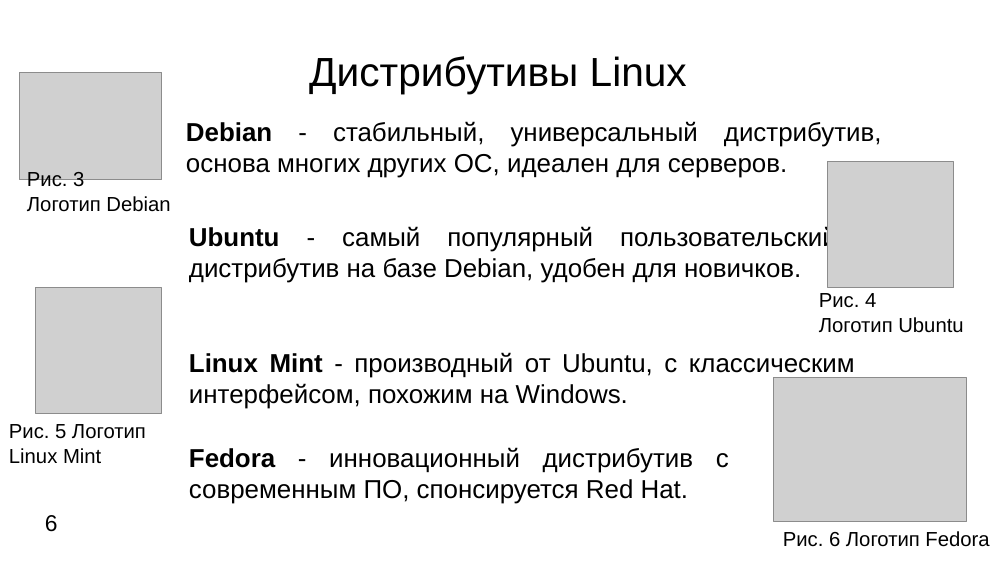
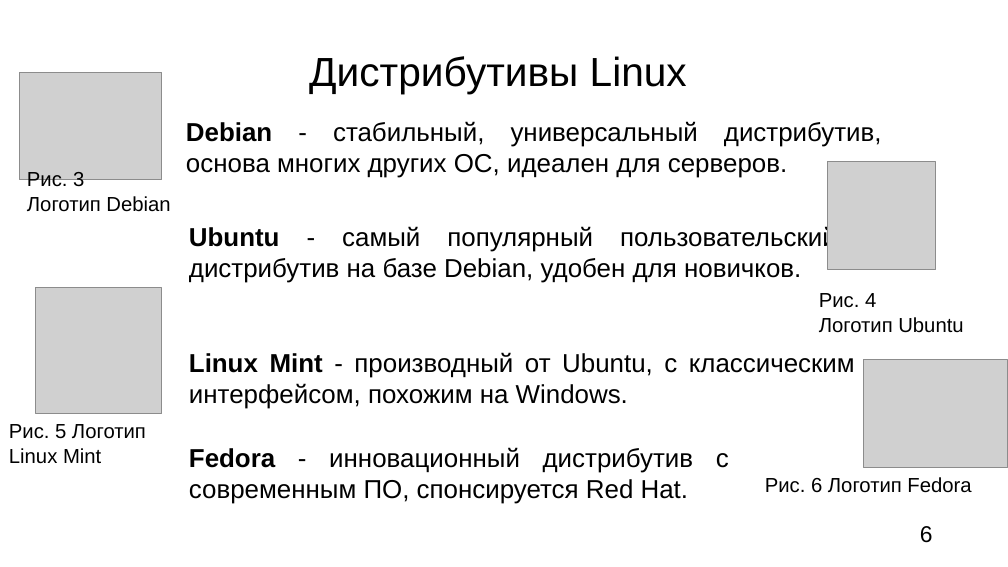
Before and after one commit to Ionova-Darya/digital-fundamentals, a slide deck: slide 6 of documents/Linux_vs_Windows.odp. Drawn at 1008x567 pixels with LibreOffice and Linux fonts; fonts in the diff are those of the drawing; grey boxes stand for pictures. Boxes give left, top, right and bottom in pixels: in the first picture for what was removed or moved away, otherwise in the second. Text is boxed around its words. In the diff, an @@ line names an element or a change of style, - is before the commit and + after.

```diff
--- a/documents/Linux_vs_Windows.odp
+++ b/documents/Linux_vs_Windows.odp
@@ picture resized from (x1=829, y1=162, x2=955, y2=288) to (x1=829, y1=162, x2=937, y2=270) @@
@@ picture resized from (x1=774, y1=378, x2=967, y2=521) to (x1=863, y1=360, x2=1008, y2=468) @@
@@ text "Рис. 6 Логотип Fedora" moved from (x1=783, y1=531, x2=989, y2=547) to (x1=765, y1=477, x2=971, y2=493) @@
@@ page number moved from (x1=45, y1=515, x2=58, y2=532) to (x1=920, y1=526, x2=933, y2=543) @@
```
Also in this commit, not shown: 12 other slides changed.
